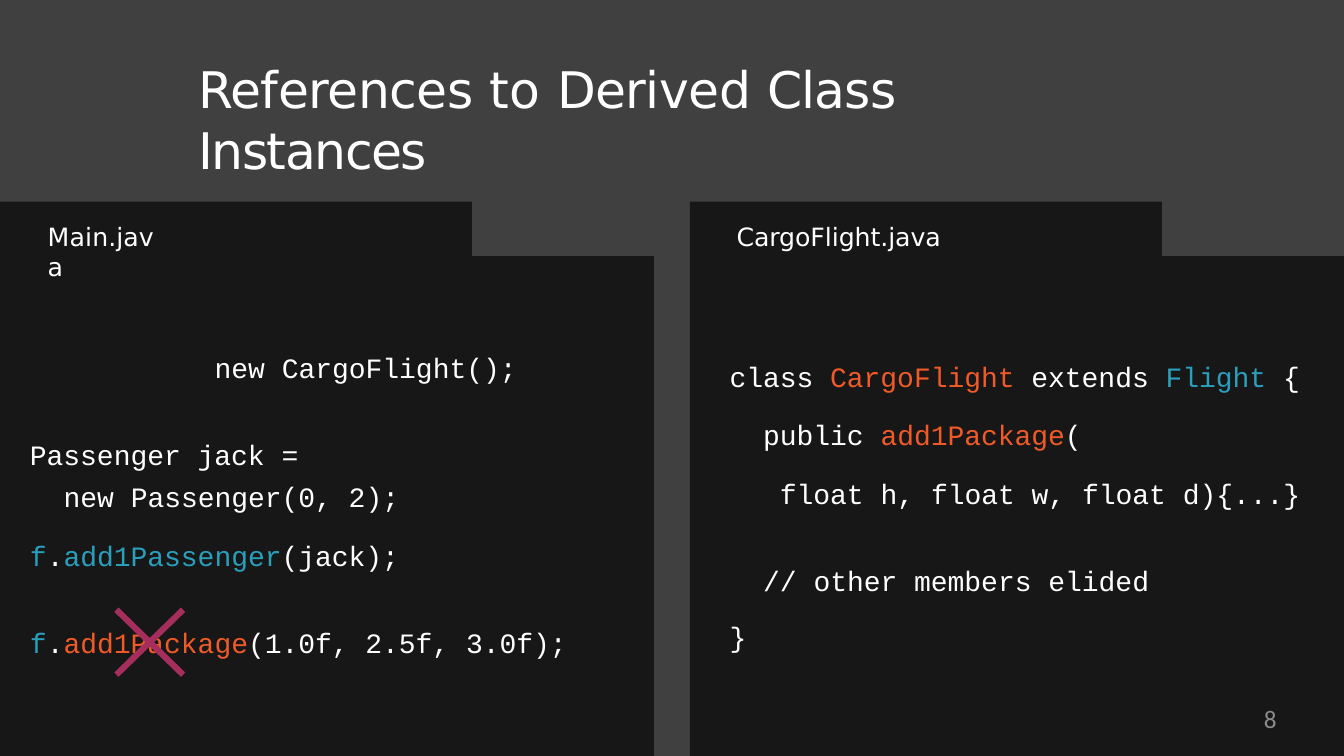
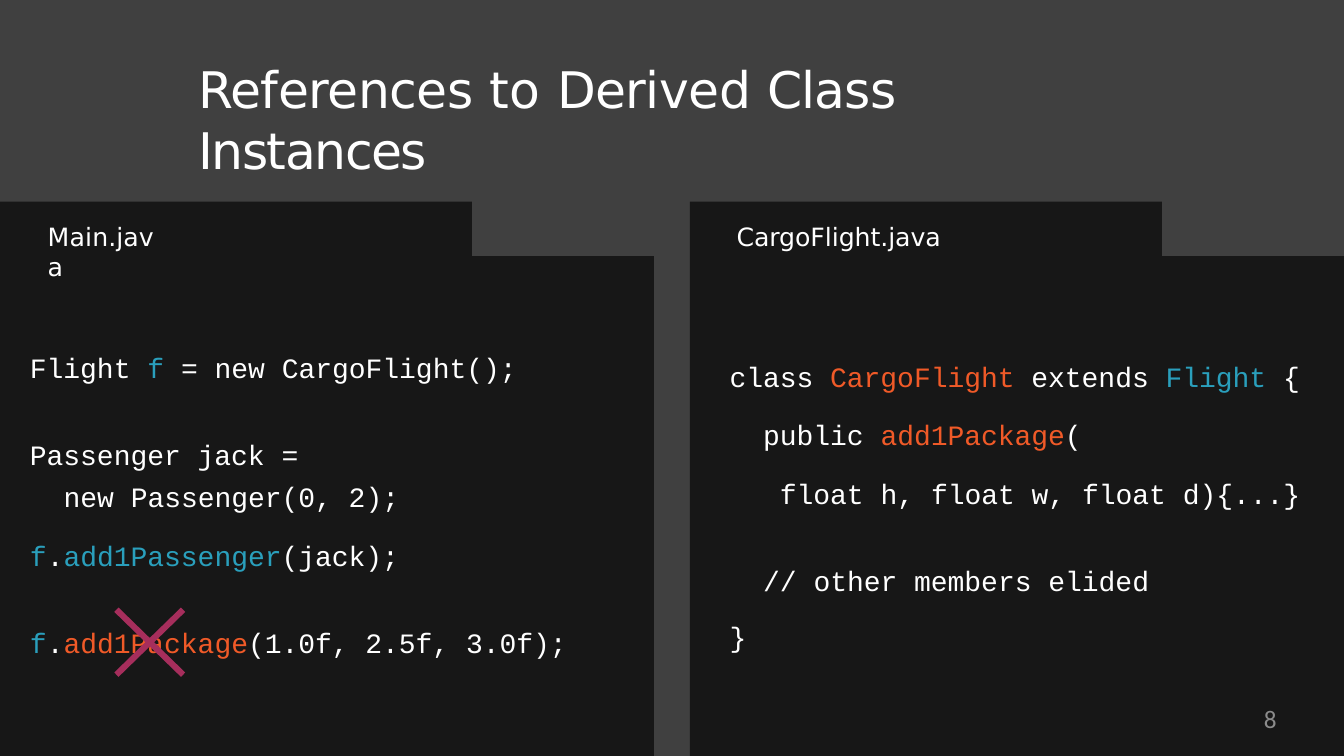
Before and after one commit to StevenJoseph19/JR-31, a slide deck: slide 8 of 1. Core Java 8/Day 4/Slides/6. Class Inheritance/class-inheritance-slides.pptx. Drawn at 1344x756 pixels with LibreOffice and Linux fonts; fonts in the diff are those of the drawing; background and template pictures are left out. Boxes give left, top, right and bottom in pixels: in the first picture for what was removed or moved away, otherwise in the second. Text is boxed around its words. In the diff, an @@ line names an element or a change of style, - is before the commit and + after.

```diff
--- a/1. Core Java 8/Day 4/Slides/6. Class Inheritance/class-inheritance-slides.pptx
+++ b/1. Core Java 8/Day 4/Slides/6. Class Inheritance/class-inheritance-slides.pptx
@@ freeform shape removed at (16, 353, 202, 393) @@
```
Also in this commit, not shown: 5 other files.
